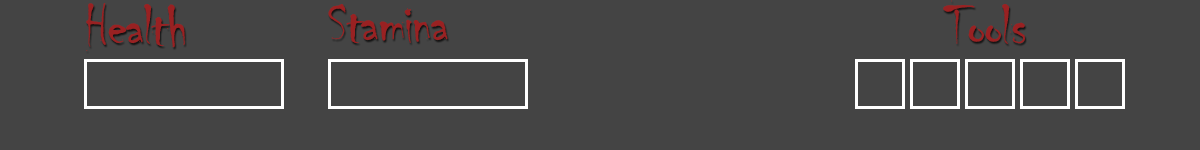
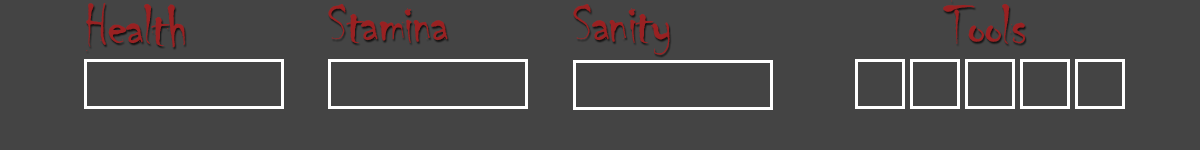
Layer changes from the first 1200x150 image to the second:
showed "Sanity Bar" over (573, 60, 773, 110)
showed "Sanity" over (573, 4, 670, 55)
